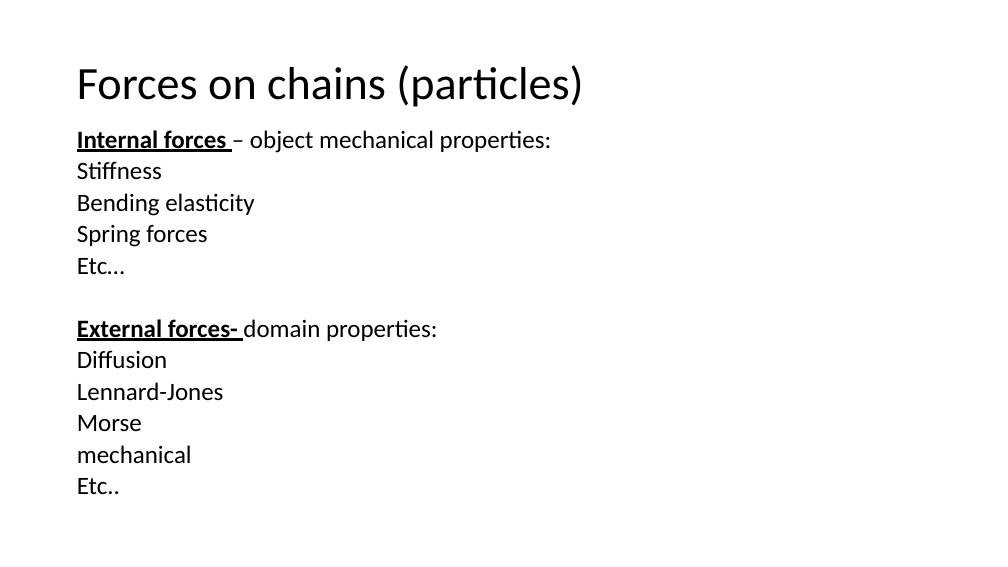
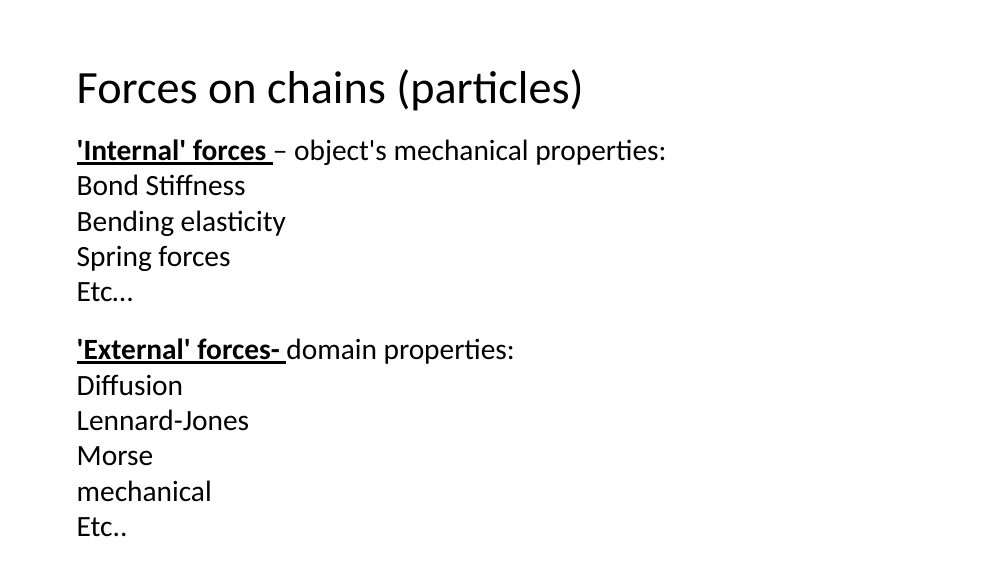
Before and after one commit to ofirENS/EpigenomeIntegrity, a slide deck: slide 4 of Documents/presentationParis7.pptx. Drawn at 1008x567 pixels with LibreOffice and Linux fonts; fonts in the diff are those of the drawing. Boxes give left, top, right and bottom in pixels: in the first picture for what was removed or moved away, otherwise in the second. Text is boxed around its words. In the diff, an @@ line names an element or a change of style, - is before the commit and + after.

```diff
--- a/Documents/presentationParis7.pptx
+++ b/Documents/presentationParis7.pptx
@@ text "Forces on chains (particles)" at box(77, 69, 583, 111): line spacing 0.9 to 1 @@
@@ text at box(77, 139, 666, 196): text changed; size 23.8 to 28 pt @@
-Internal forces – object mechanical properties:
-Stiffness
+'Internal' forces – object's mechanical properties:
+Bond Stiffness
@@ text at box(77, 210, 286, 502): size 23.8 to 28 pt in "Bending elasticity", "Spring forces", "Etc…", "Diffusion" and 4 more places; line spacing 0.7 to 1; less space between paragraphs @@
@@ text at box(77, 338, 515, 364): text changed; size 23.8 to 28 pt; bold on @@
-External forces- domain properties:
+'External' forces- domain properties:
```
Also in this commit, not shown: 7 other slides changed, 1 other file.
